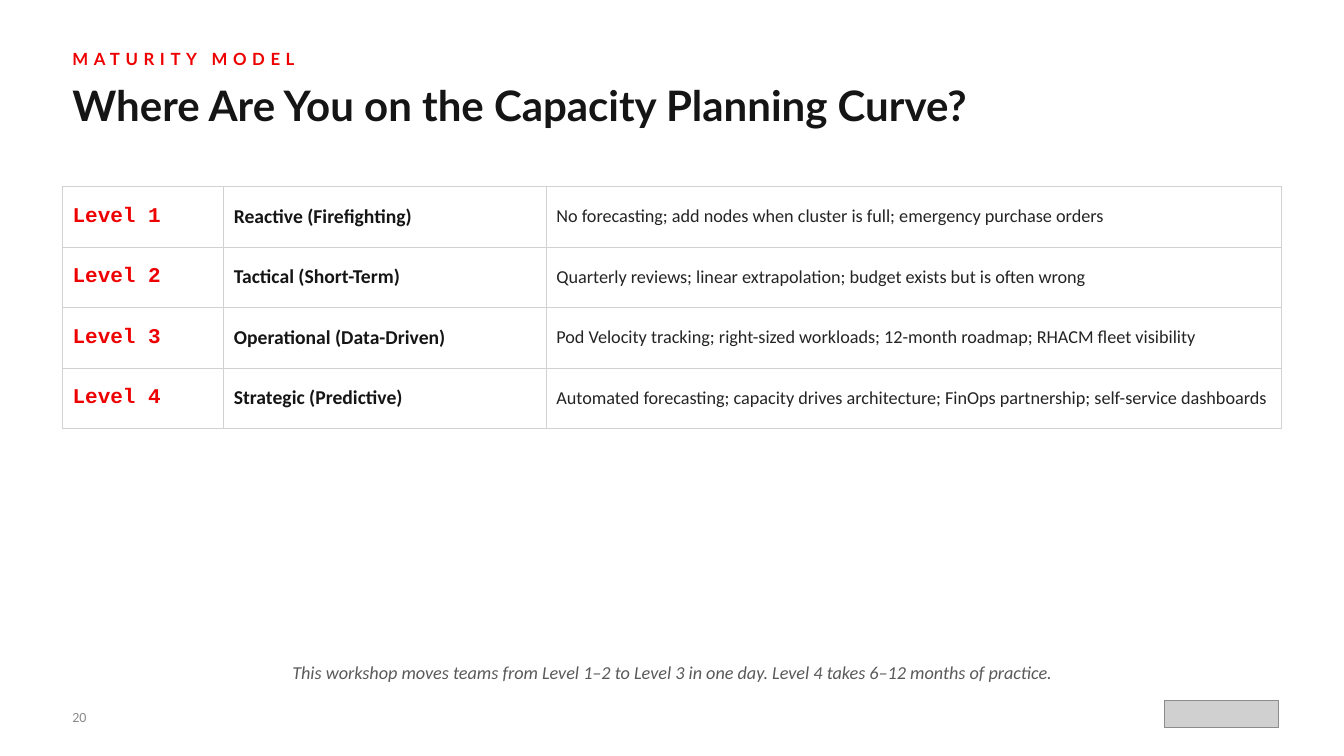
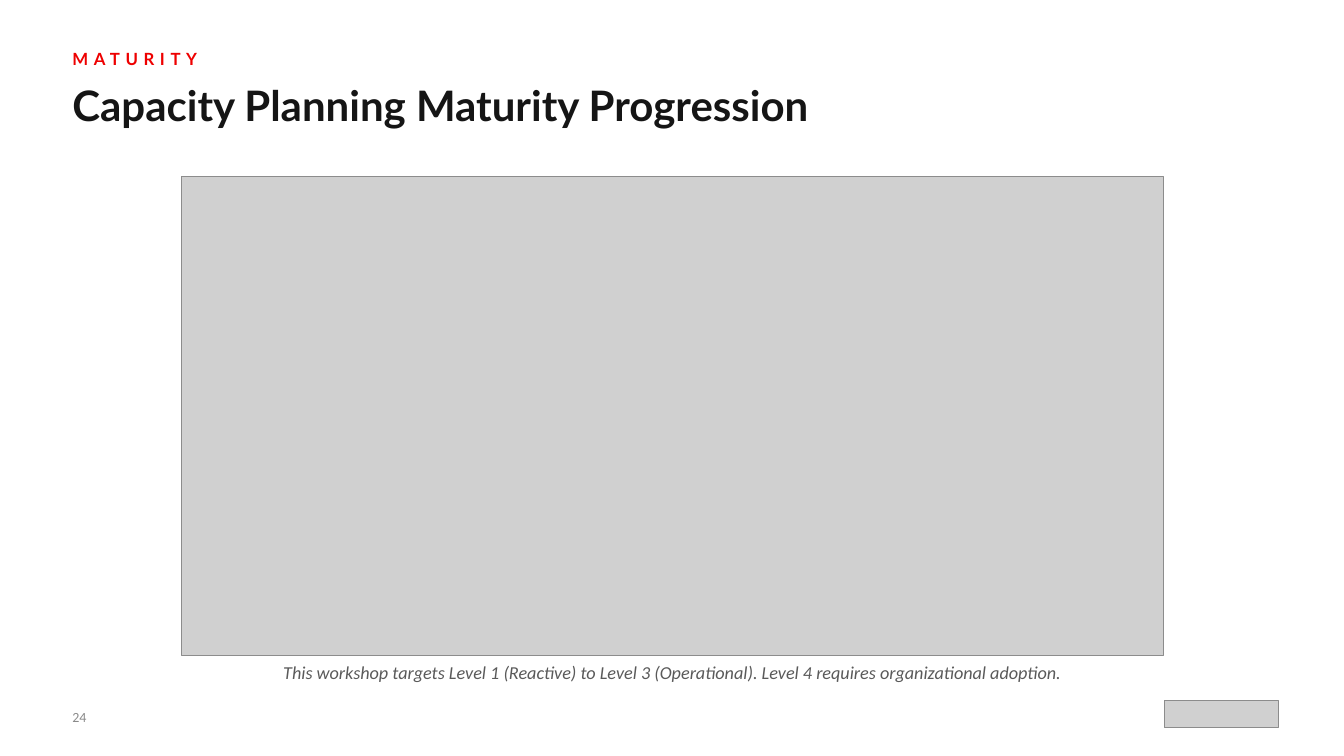
Before and after one commit to tosin2013/capacity-planning-lab-guide, a slide deck: slide 24 of presentation/capacity-planning-workshop-r01.0.pptx (slide 20 before the commit). Drawn at 1344x756 pixels with LibreOffice and Linux fonts; fonts in the diff are those of the drawing; grey boxes stand for pictures. Boxes give left, top, right and bottom in pixels: in the first picture for what was removed or moved away, otherwise in the second. Text is boxed around its words. In the diff, an @@ line names an element or a change of style, - is before the commit and + after.

Commit message:
Rebuild workshop presentation deck with new diagrams and align RHACM version
Replace the prior presentation with a 27-slide programmatic deck covering
business problem, architecture, all 9 modules, outcomes, and 90-day action
plan. Add 4 new diagrams (hub-student architecture, observability data flow,
workshop journey, maturity model). Align README RHACM version to 2.16+ to
match the deployment config and lab guide.

```diff
--- a/presentation/capacity-planning-workshop-r01.0.pptx
+++ b/presentation/capacity-planning-workshop-r01.0.pptx
@@ text at bbox=[72, 53, 197, 65]: text changed @@
-MATURITY MODEL
+MATURITY
@@ text at bbox=[72, 89, 809, 129]: text changed @@
-Where Are You on the Capacity Planning Curve?
+Capacity Planning Maturity Progression
@@ picture added at bbox=[181, 176, 1164, 655] @@
@@ table removed at bbox=[63, 187, 1281, 676], 4 rows, 3 columns @@
-Level 1 | Reactive (Firefighting) | No forecasting; add nodes when cluster is full; emergency purchase orders
-Level 2 | Tactical (Short-Term) | Quarterly reviews; linear extrapolation; budget exists but is often wrong
-Level 3 | Operational (Data-Driven) | Pod Velocity tracking; right-sized workloads; 12-month roadmap; RHACM fleet visibility
-Level 4 | Strategic (Predictive) | Automated forecasting; capacity drives architecture; FinOps partnership; self-service dashboards
@@ text at bbox=[283, 666, 1061, 682]: text changed @@
-This workshop moves teams from Level 1–2 to Level 3 in one day. Level 4 takes 6–12 months of practice.
+This workshop targets Level 1 (Reactive) to Level 3 (Operational). Level 4 requires organizational adoption.
@@ text at bbox=[72, 713, 86, 722]: text changed @@
-20
+24
```
Also in this commit, not shown: 15 other slides changed, 11 slides added, 7 slides removed, 20 other files.
